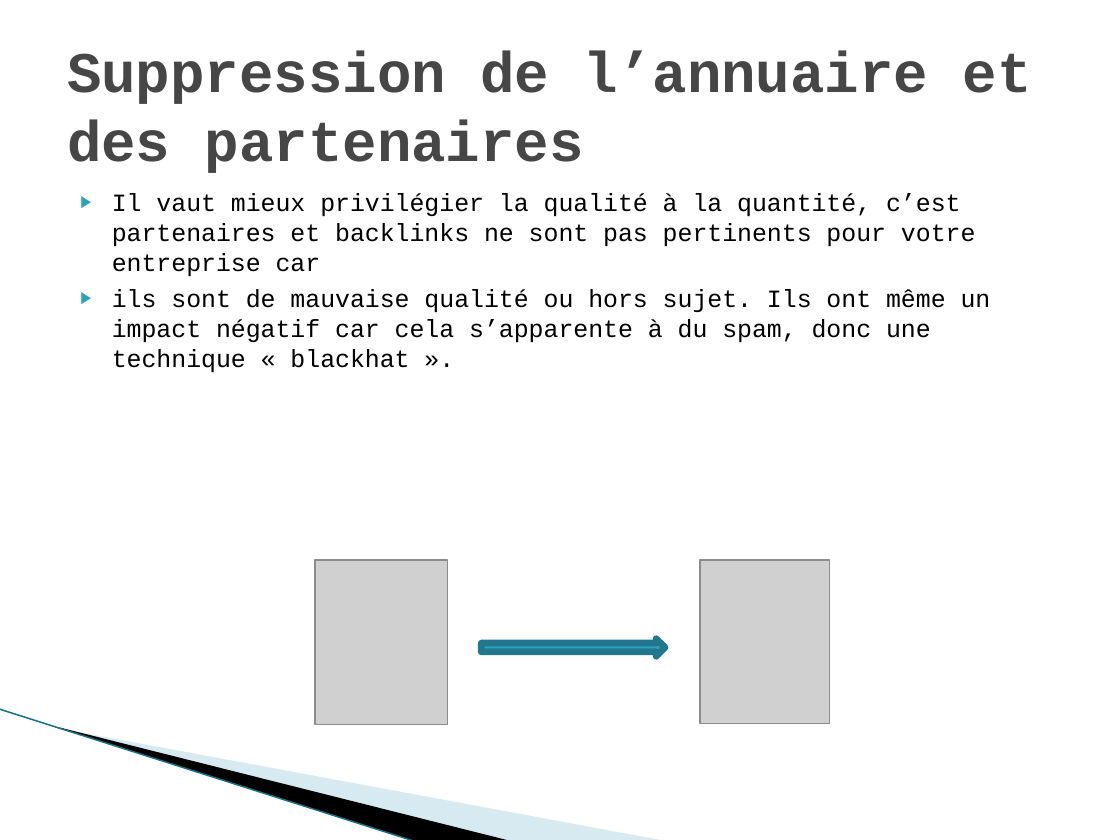
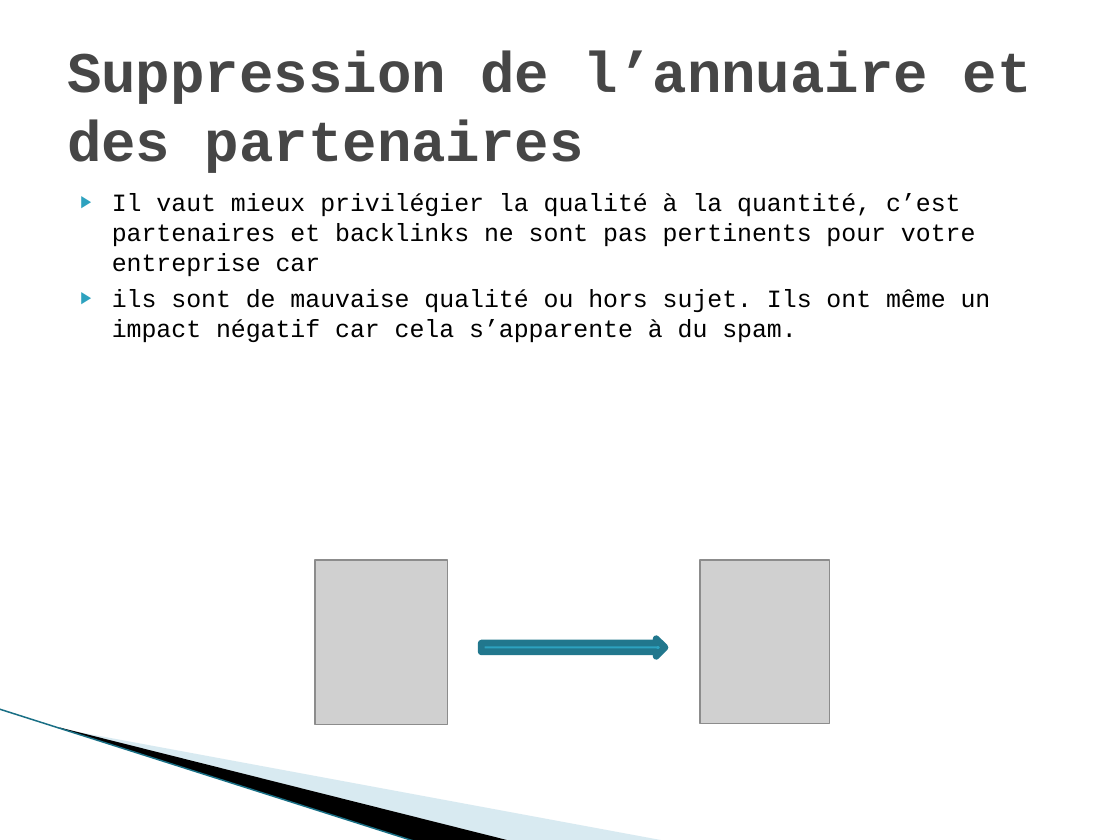
Before and after one commit to gwenaelgressier/GwenaelGressier_04_28022022, a slide deck: slide 9 of Rapport audit.pptx (slide 10 before the commit). Drawn at 1120x840 pixels with LibreOffice and Linux fonts; fonts in the diff are those of the drawing; grey boxes stand for pictures; background and template pictures are left out. Boxes give left, top, right and bottom in pixels: in the first picture for what was removed or moved away, otherwise in the second. Text is boxed around its words. In the diff, an @@ line names an element or a change of style, - is before the commit and + after.

```diff
--- a/Rapport audit.pptx
+++ b/Rapport audit.pptx
@@ text at <box>112,289,991,342</box>: text changed @@
-▶ ils sont de mauvaise qualité ou hors sujet. Ils ont même un impact négatif car cela s’apparente à du spam, donc une technique « blackhat ».
+▶ ils sont de mauvaise qualité ou hors sujet. Ils ont même un impact négatif car cela s’apparente à du spam.
```
Also in this commit, not shown: 11 other slides changed, 2 slides removed, 2 other files.
